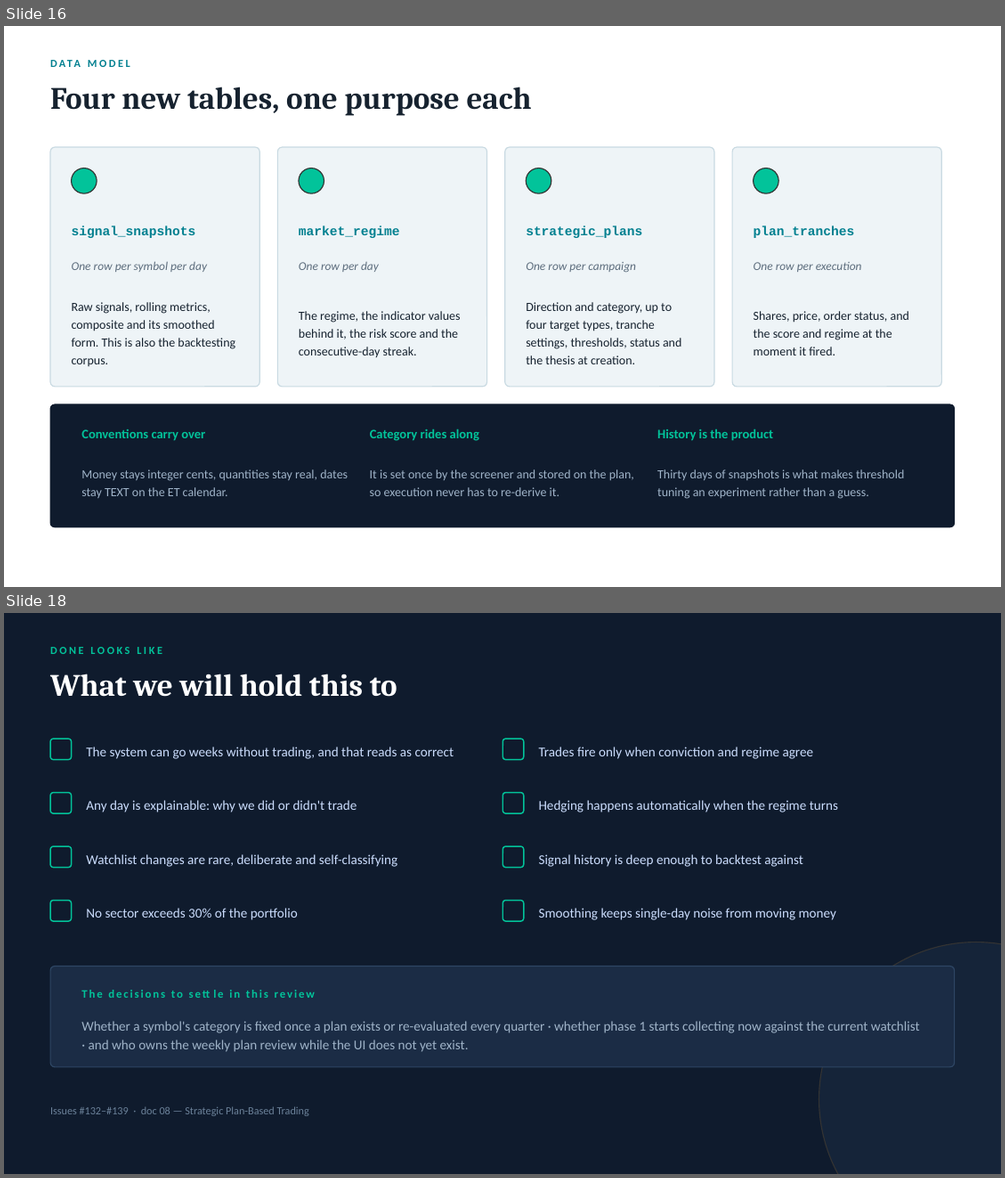
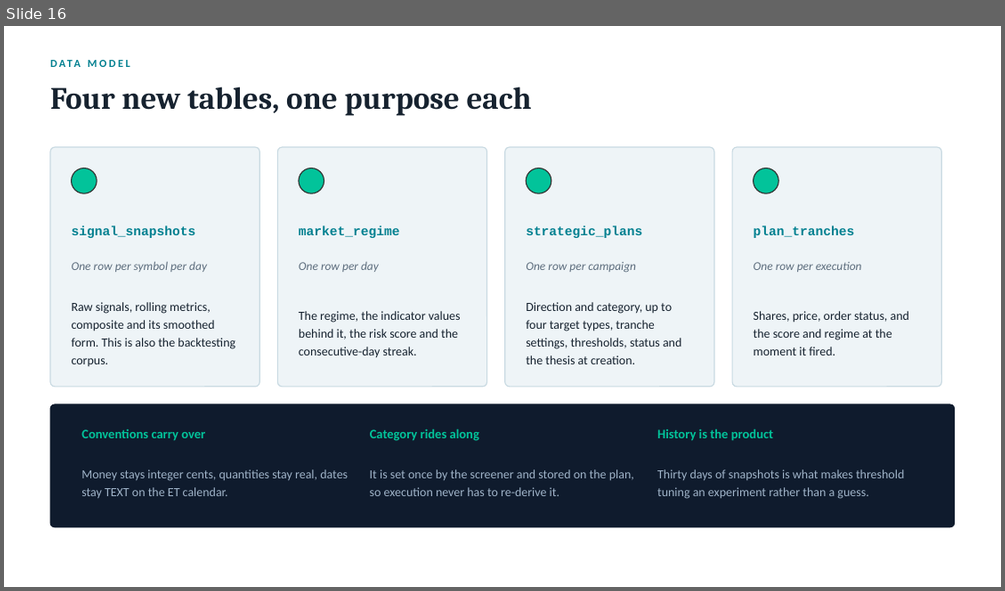
Before and after one commit to nicechester/atn-trd, a slide deck: docs/atn-trd-strategic-trading.pptx. Shown one above the other, each under a label of ours: slides 16 and 18 before the commit, slide 16 after it; the slides between them are not shown. The pictures are 1005x1178 and 1005x591 pixels, drawn with LibreOffice and Linux fonts; fonts in the diff are those of the drawing. Boxes give left, top, right and bottom in pixels: in the first picture for what was removed or moved away, otherwise in the second. Text is boxed around its words. In the diff, an @@ line names an element or a change of style, - is before the commit and + after.

```diff
--- a/docs/atn-trd-strategic-trading.pptx
+++ b/docs/atn-trd-strategic-trading.pptx
@@ slide 18 removed at [4,613,1001,1174], background #0F1B2D @@
@@ text removed at [50,647,162,654] @@
-DONE LOOKS LIKE
@@ text removed at [50,674,397,697] @@
-What we will hold this to
@@ rounded rectangle removed at [50,738,72,760] @@
@@ rounded rectangle removed at [502,738,524,760] @@
@@ text removed at [86,747,454,759] @@
-The system can go weeks without trading, and that reads as correct
@@ text removed at [539,747,814,759] @@
-Trades fire only when conviction and regime agree
@@ rounded rectangle removed at [50,793,72,813] @@
@@ rounded rectangle removed at [502,793,524,813] @@
@@ text removed at [86,800,357,812] @@
-Any day is explainable: why we did or didn't trade
@@ text removed at [539,800,838,812] @@
-Hedging happens automatically when the regime turns
@@ rounded rectangle removed at [50,846,72,868] @@
@@ rounded rectangle removed at [502,846,524,868] @@
@@ text removed at [86,854,397,867] @@
-Watchlist changes are rare, deliberate and self-classifying
@@ text removed at [539,854,803,867] @@
-Signal history is deep enough to backtest against
@@ rounded rectangle removed at [50,900,72,921] @@
@@ rounded rectangle removed at [502,900,524,921] @@
@@ text removed at [86,908,298,920] @@
-No sector exceeds 30% of the portfolio
@@ text removed at [539,908,836,920] @@
-Smoothing keeps single-day noise from moving money
@@ ellipse removed at [819,942,1001,1174] @@
@@ rounded rectangle removed at [50,966,955,1067] @@
@@ text removed at [81,1021,920,1052] @@
-Whether a symbol's category is fixed once a plan exists or re-evaluated every quarter · whether phase 1 starts collecting now against the current watchlist · and who owns the weekly plan review while the UI does not yet exist.
@@ text removed at [170,1039,297,1049] @@
-The decisions to settle in this review
@@ text removed at [50,1106,309,1116] @@
-Issues #132–#139 · doc 08 — Strategic Plan-Based Trading
```
Also in this commit, not shown: 3 slides changed, 3 slides added, 1 other slide removed, 2 other files.
